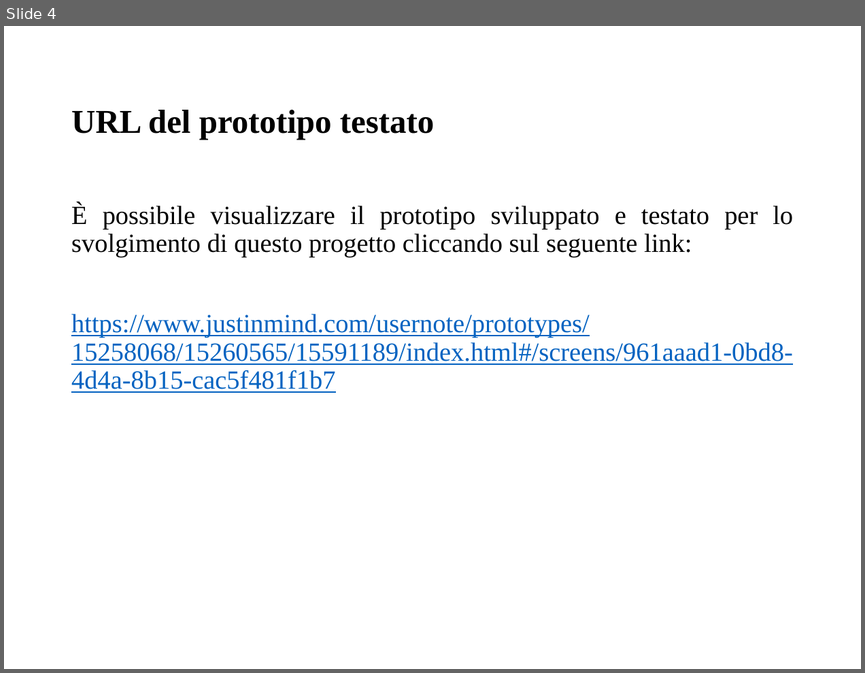
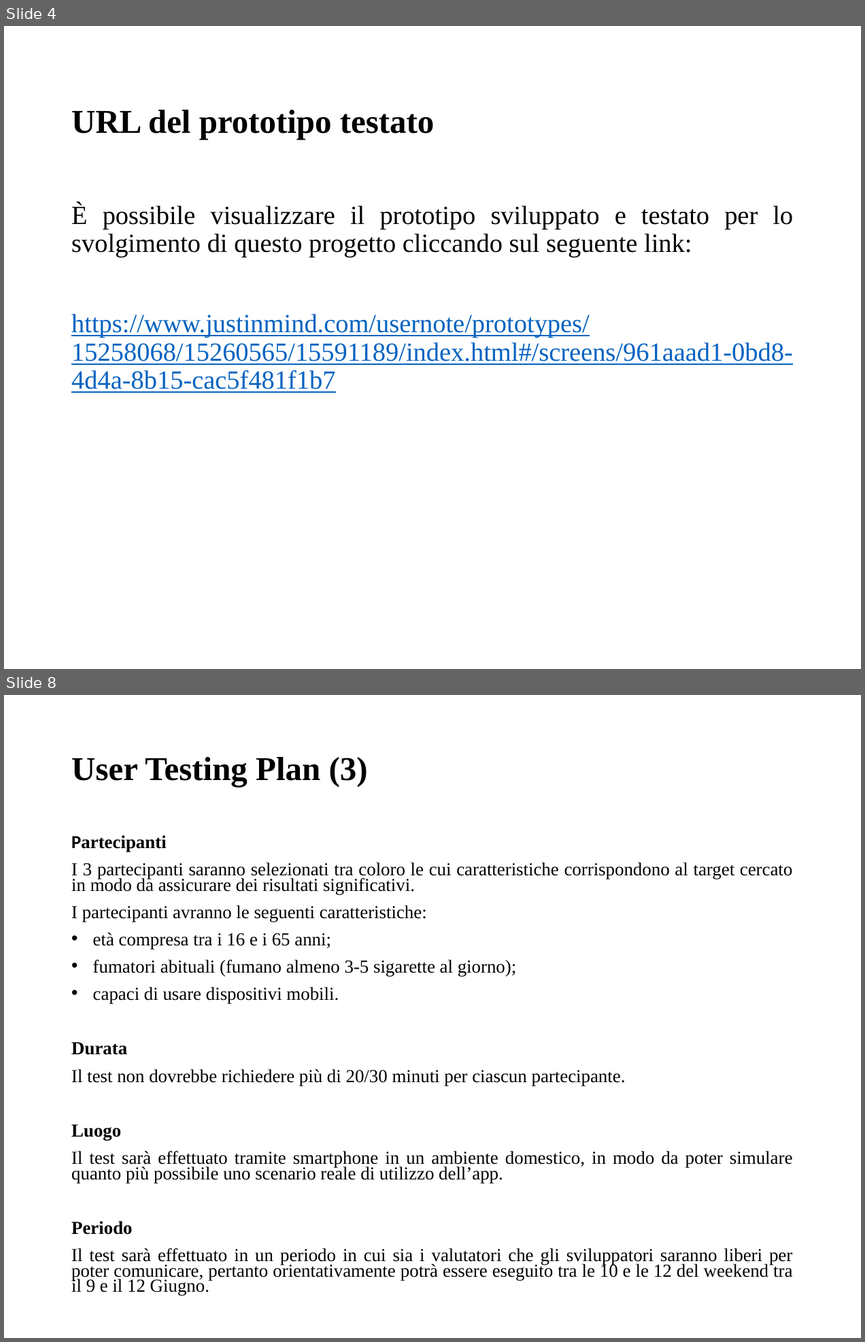
Before and after one commit to giusmastro91/Cognitive-systems, a slide deck: Prova_6/Leone_Mastrosimone_PresentazioneProgetto.pptx. Shown one above the other, each under a label of ours: slide 4 before the commit, slides 4 and 8 after it; the slides between them are not shown. The pictures are 865x673 and 865x1342 pixels, drawn with LibreOffice and Linux fonts; fonts in the diff are those of the drawing. Boxes give left, top, right and bottom in pixels: in the first picture for what was removed or moved away, otherwise in the second. Text is boxed around its words. In the diff, an @@ line names an element or a change of style, - is before the commit and + after.

```diff
--- a/Prova_6/Leone_Mastrosimone_PresentazioneProgetto.pptx
+++ b/Prova_6/Leone_Mastrosimone_PresentazioneProgetto.pptx
@@ slide 8 added at (x1=4, y1=695, x2=861, y2=1338), background #FFFFFF @@
@@ title added at (x1=71, y1=757, x2=368, y2=787), 28 pt, text #000000, bold @@
+User Testing Plan (3)
@@ text added at (x1=71, y1=835, x2=793, y2=1295), 15.4 pt, text #000000 @@
+Partecipanti
+I 3 partecipanti saranno selezionati tra coloro le cui caratteristiche corrispondono al target cercato in modo da assicurare dei risultati significativi.
+I partecipanti avranno le seguenti caratteristiche:
+• età compresa tra i 16 e i 65 anni;
+• fumatori abituali (fumano almeno 3-5 sigarette al giorno);
+• capaci di usare dispositivi mobili.
+Durata
+Il test non dovrebbe richiedere più di 20/30 minuti per ciascun partecipante.
+Luogo
+Il test sarà effettuato tramite smartphone in un ambiente domestico, in modo da poter simulare quanto più possibile uno scenario reale di utilizzo dell’app.
+Periodo
+Il test sarà effettuato in un periodo in cui sia i valutatori che gli sviluppatori saranno liberi per poter comunicare, pertanto orientativamente potrà essere eseguito tra le 10 e le 12 del weekend tra il 9 e il 12 Giugno.
```
Also in this commit, not shown: 7 other slides added, 1 slide removed.
